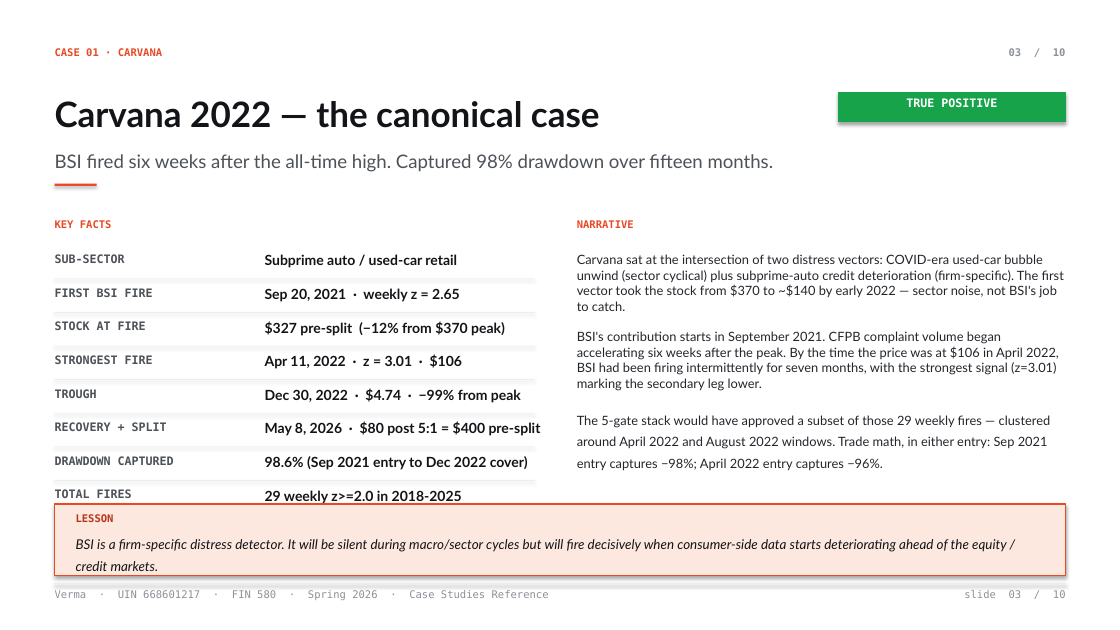
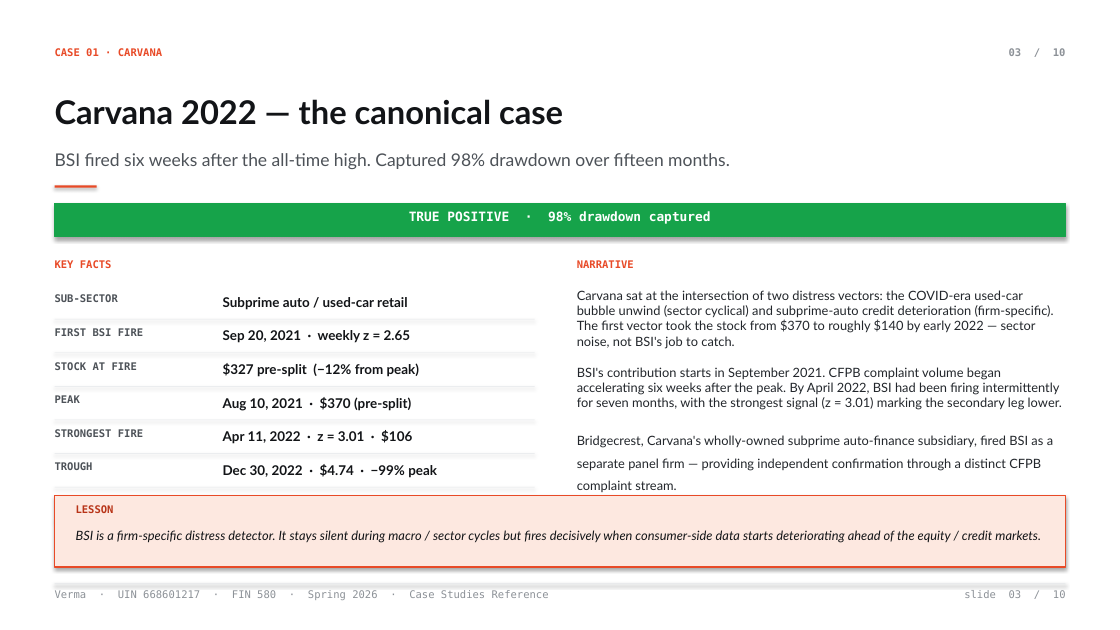
Before and after one commit to vermasidd1502/bnpl-trap, a slide deck: slide 3 of case_studies/BSI_Case_Studies_Reference.pptx. Drawn at 1120x630 pixels with LibreOffice and Linux fonts; fonts in the diff are those of the drawing. Boxes give left, top, right and bottom in pixels: in the first picture for what was removed or moved away, otherwise in the second. Text is boxed around its words. In the diff, an @@ line names an element or a change of style, - is before the commit and + after.

Commit message:
case_studies: rewrite reference deck with McKinsey-clean layout (no overlaps)
- Verdict pills moved below title hairline as full-width banners (no
  overlap with long titles)
- Single-firm focus per slide: Sezzle gets own slide; Klarna mentioned
  briefly within Sezzle's narrative; LendingClub and Tricolor split;
  CURO collapsed to footnote in Upstart slide
- Lesson cards pinned to fixed bottom position
- Two-column case-slide grid (KEY FACTS | NARRATIVE)
- 10 slides: Title, Index, Carvana, Affirm, Sezzle, LendingClub,
  Tricolor, Upstart, Architecture, Reproducibility

```diff
--- a/case_studies/BSI_Case_Studies_Reference.pptx
+++ b/case_studies/BSI_Case_Studies_Reference.pptx
@@ text "Carvana 2022 — the canonical ..." at (55,99,563,125): size 30 to 28 pt @@
@@ text "BSI fired six weeks after ..." at (55,153,730,169): size 16 to 15 pt @@
@@ rectangle: place and size @@
-rectangle at (839,92,1065,122)
+rectangle at (55,203,1065,237)
@@ text at (409,211,711,224): text changed; size 10 to 11 pt @@
-TRUE POSITIVE
+TRUE POSITIVE · 98% drawdown captured
@@ text "KEY FACTS": place and size @@
-text "KEY FACTS" at (55,220,112,228)
+text "KEY FACTS" at (55,260,112,268)
@@ text "NARRATIVE": place and size @@
-text "NARRATIVE" at (577,220,634,228)
+text "NARRATIVE" at (577,260,634,268)
@@ text "SUB-SECTOR": place and size @@
-text "SUB-SECTOR" at (55,254,125,263)
+text "SUB-SECTOR" at (55,294,118,302)
@@ text "Subprime auto / used-car retail": place and size @@
-text "Subprime auto / used-car retail" at (265,254,457,268)
+text "Subprime auto / used-car retail" at (223,297,407,310)
@@ text at (577,290,1062,470): text changed @@
-Carvana sat at the intersection of two distress vectors: COVID-era used-car bubble unwind (sector cyclical) plus subprime-auto credit deterioration (firm-specific). The first vector took the stock from $370 to ~$140 by early 2022 — sector noise, not BSI's job to catch.
-BSI's contribution starts in September 2021. CFPB complaint volume began accelerating six weeks after the peak. By the time the price was at $106 in April 2022, BSI had been firing intermittently for seven months, with the strongest signal (z=3.01) marking the secondary leg lower.
-The 5-gate stack would have approved a subset of those 29 weekly fires — clustered around April 2022 and August 2022 windows. Trade math, in either entry: Sep 2021 entry captures −98%; April 2022 entry captures −96%.
+Carvana sat at the intersection of two distress vectors: the COVID-era used-car bubble unwind (sector cyclical) and subprime-auto credit deterioration (firm-specific). The first vector took the stock from $370 to roughly $140 by early 2022 — sector noise, not BSI's job to catch.
+BSI's contribution starts in September 2021. CFPB complaint volume began accelerating six weeks after the peak. By April 2022, BSI had been firing intermittently for seven months, with the strongest signal (z = 3.01) marking the secondary leg lower.
+Bridgecrest, Carvana's wholly-owned subprime auto-finance subsidiary, fired BSI as a separate panel firm — providing independent confirmation through a distinct CFPB complaint stream.
@@ text "FIRST BSI FIRE": place and size @@
-text "FIRST BSI FIRE" at (55,288,153,297)
+text "FIRST BSI FIRE" at (55,328,143,336)
@@ text "Sep 20, 2021 · weekly ...": place and size @@
-text "Sep 20, 2021 · weekly ..." at (265,288,460,302)
+text "Sep 20, 2021 · weekly ..." at (223,330,411,343)
@@ text "STOCK AT FIRE": place and size @@
-text "STOCK AT FIRE" at (55,321,146,330)
+text "STOCK AT FIRE" at (55,362,137,370)
@@ text at (223,363,419,377): text changed; size 12 to 11.5 pt @@
-$327 pre-split (−12% from $370 peak)
+$327 pre-split (−12% from peak)
@@ text added at (55,395,80,403), 9 pt, text #4D5258, bold @@
+PEAK
@@ text added at (223,397,411,411), 11.5 pt, text #121417, bold @@
+Aug 10, 2021 · $370 (pre-split)
@@ text "STRONGEST FIRE": place and size @@
-text "STRONGEST FIRE" at (55,355,153,364)
+text "STRONGEST FIRE" at (55,429,143,437)
@@ text removed at (55,422,167,431) @@
-RECOVERY + SPLIT
@@ size 12 to 11.5 pt; line spacing 1 to 1.2 in 3 elements at (223,297,407,310), (223,330,411,343), (223,430,412,444) @@
@@ text "Apr 11, 2022 · z ...": place and size @@
-text "Apr 11, 2022 · z ..." at (265,354,462,369)
+text "Apr 11, 2022 · z ..." at (223,430,412,444)
@@ text removed at (265,421,541,436) @@
-May 8, 2026 · $80 post 5:1 = $400 pre-split
@@ size 10 to 9 pt in 5 elements at (55,294,118,302), (55,328,143,336), (55,362,137,370), (55,429,143,437), (55,462,93,470) @@
@@ text "TROUGH": place and size @@
-text "TROUGH" at (55,389,97,398)
+text "TROUGH" at (55,462,93,470)
@@ text at (223,464,437,478): text changed; size 12 to 11.5 pt @@
-Dec 30, 2022 · $4.74 · −99% from peak
+Dec 30, 2022 · $4.74 · −99% peak
@@ text removed at (265,456,528,470) @@
-98.6% (Sep 2021 entry to Dec 2022 cover)
@@ rectangle: place and size @@
-rectangle at (55,504,1065,576)
+rectangle at (55,496,1065,567)
@@ text at (55,495,112,507): text changed; size 10 to 9 pt @@
-DRAWDOWN CAPTURED
+5:1 SPLIT
@@ text "LESSON": place and size @@
-text "LESSON" at (76,514,114,522)
+text "LESSON" at (76,505,114,513)
@@ text removed at (265,490,462,504) @@
-29 weekly z>=2.0 in 2018-2025
@@ 7 rectangles: place and size @@
-7 rectangles at (55,279,535,481)
+7 rectangles at (55,319,535,522)
@@ text at (55,530,546,542): text changed; size 10 to 9 pt @@
-TOTAL FIRES
+TOTAL WEEKLY FIRES
@@ rectangle removed at (55,514,535,515) @@
@@ text at (76,530,1041,543): text changed; size 11.5 to 11 pt @@
-BSI is a firm-specific distress detector. It will be silent during macro/sector cycles but will fire decisively when consumer-side data starts deteriorating ahead of the equity / credit markets.
+BSI is a firm-specific distress detector. It stays silent during macro / sector cycles but fires decisively when consumer-side data starts deteriorating ahead of the equity / credit markets.
```
Also in this commit, not shown: 6 other slides changed, 3 slides added, 3 slides removed, 1 other file.
